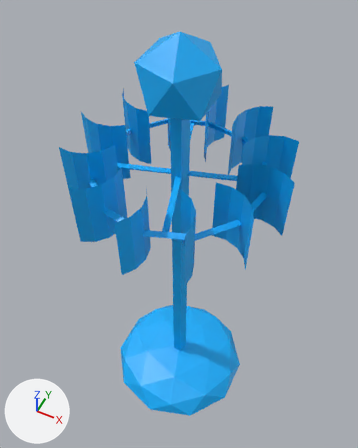
The COLLADA model assets/turbine.dae: old version first, new version second.
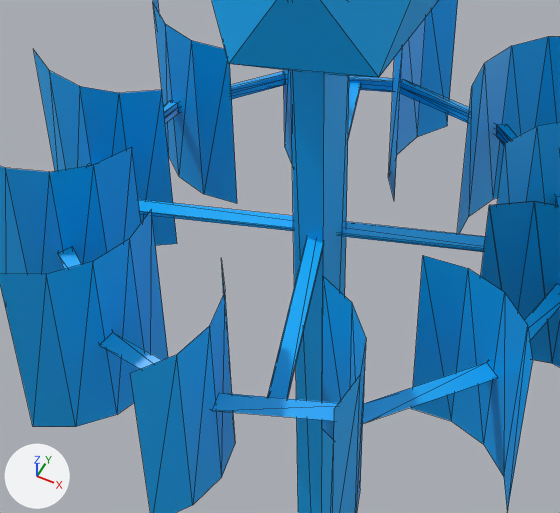
Each version is shown whole from a 50 mm lens placed at (1.72, -3.46, 7.6), pointed at (-0.11, 0.2, 3.02), then close up on the part from 19% to 74% of the width and 21% to 61% of the height. Every picture has the same lights, and +X, +Y and +Z are marked at lower left. The close-ups show mesh edges as thin lines. Vertices at the same position are counted once.

The first close-up shows 'Stator'.
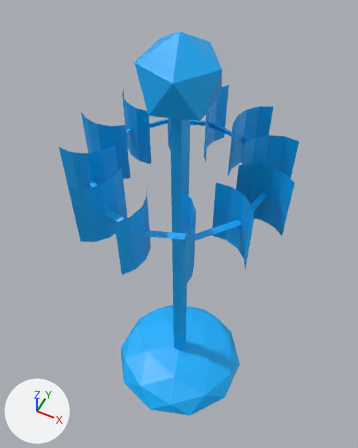
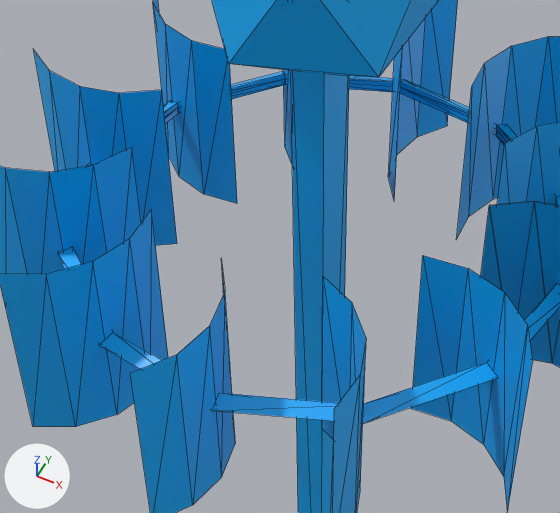
Edits to the scene script, one JSON object a line:
```json
{"block": "me_icosphere", "where": "# used by ob_stator; location = (0.0, 0.0, 0.0)"}
{"op": "remove", "block": "me_icosphere", "code": "me_icosphere.from_pydata(...)  # 240 vertices, 300 faces; spans x -1.19..1.19, y -1.19..1.19, z 0.0..5.63"}
{"op": "add", "block": "me_icosphere", "code": "me_icosphere.from_pydata(...)  # 232 vertices, 280 faces; spans x -1.19..1.19, y -1.19..1.19, z 0.0..5.63"}
{"block": "me_icosphere", "change": "me_icosphere part 1"}
{"block": "me_icosphere", "change": "4 vertices are removed from x 0.23..0.29, y -0.85..-0.83, z 4.08..4.1"}
{"block": "me_icosphere", "change": "10 faces are deleted"}
{"block": "me_icosphere", "change": "me_icosphere part 2"}
{"block": "me_icosphere", "change": "4 vertices are removed from x 0.83..0.85, y 0.23..0.29, z 4.08..4.1"}
{"block": "me_icosphere", "change": "10 faces are deleted"}
```

Boxes (x1, y1, x2, y2) around the edits, measured in the close-ups (560 x 513 px):
```json
{"part": 1, "of": "me_icosphere", "change": "deleted", "before": [267, 82, 361, 399], "on screen": "blue"}
{"part": 2, "of": "me_icosphere", "change": "deleted", "before": [138, 199, 485, 252], "on screen": "blue"}
```
